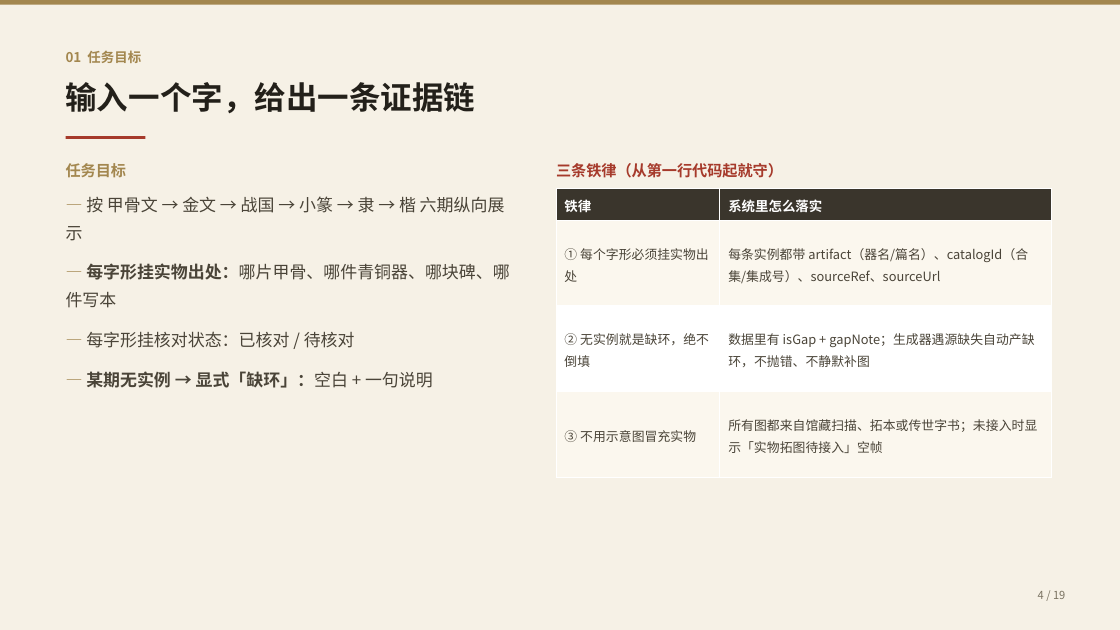
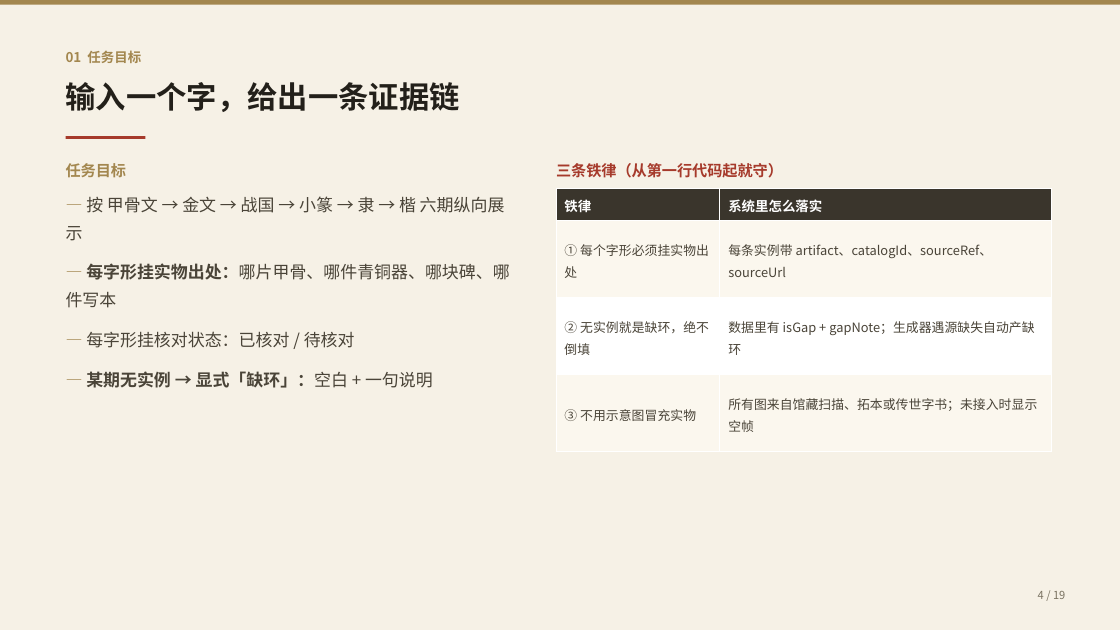
Before and after one commit to Otherhello/hanzi-timeline, a slide deck: slide 4 of docs/汉字字形演变证据链-汇报提纲.pptx. Drawn at 1120x630 pixels with LibreOffice and Linux fonts; fonts in the diff are those of the drawing. Boxes give left, top, right and bottom in pixels: in the first picture for what was removed or moved away, otherwise in the second. Text is boxed around its words. In the diff, an @@ line names an element or a change of style, - is before the commit and + after.

```diff
--- a/docs/汉字字形演变证据链-汇报提纲.pptx
+++ b/docs/汉字字形演变证据链-汇报提纲.pptx
@@ text "输入一个字，给出一条证据链" at box(66, 82, 460, 112): size 27 to 26 pt @@
@@ table at box(556, 188, 1052, 452) @@
-row 2, column 2: 每条实例都带 artifact（器名/篇名）、catalogId（合集/集成号）、sourceRef、sourceUrl
+row 2, column 2: 每条实例带 artifact、catalogId、sourceRef、sourceUrl
-row 3, column 2: 数据里有 isGap + gapNote；生成器遇源缺失自动产缺环，不抛错、不静默补图
+row 3, column 2: 数据里有 isGap + gapNote；生成器遇源缺失自动产缺环
-row 4, column 2: 所有图都来自馆藏扫描、拓本或传世字书；未接入时显示「实物拓图待接入」空帧
+row 4, column 2: 所有图来自馆藏扫描、拓本或传世字书；未接入时显示空帧
```
Also in this commit, not shown: 16 other slides changed, 2 slides added, 2 slides removed, 2 other files.
